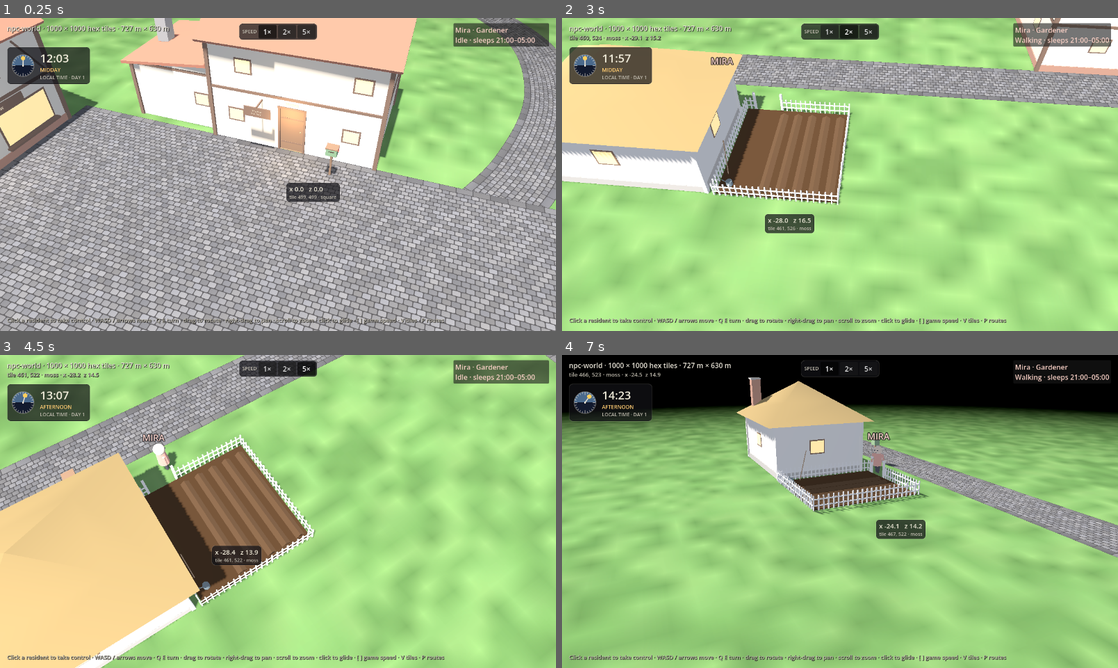
Above: before the commit, frames 1-4 (two rows, left to right).
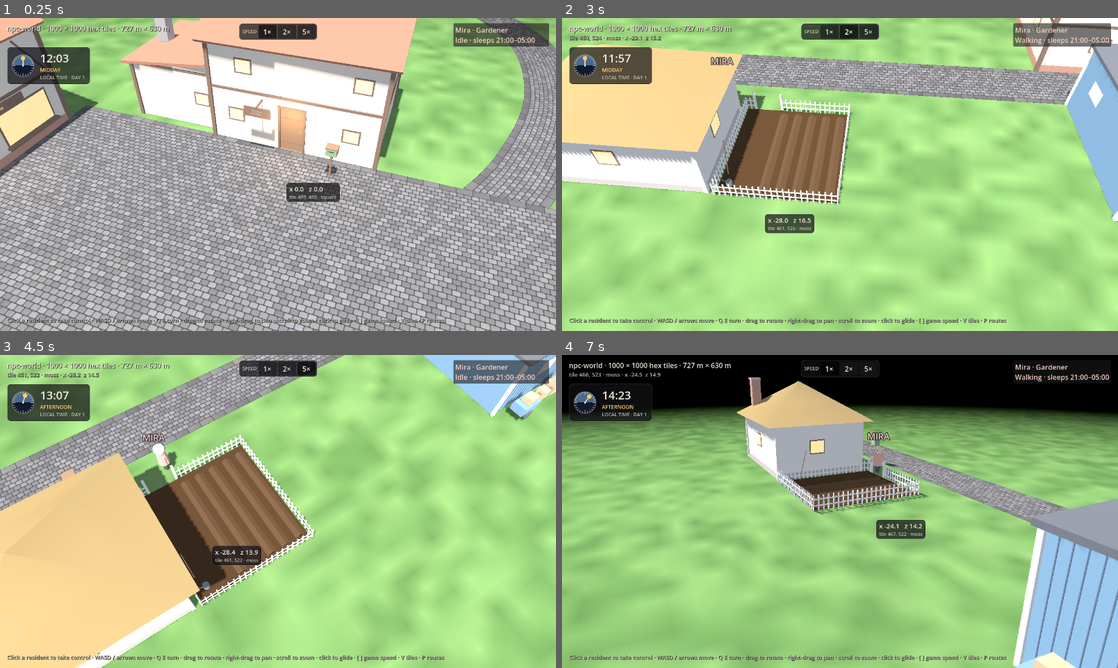
Above: after the commit, the same moments.

Repository: tibitzu/npc-world-godot
Game: Godot game, scene res://scenes/world/world.tscn
The game is run twice, just before and just after one commit, with the same random seed, the same clock (stepped at 60 frames per second) and the same inputs.
Inputs (mouse positions are in pixels of both pictures, inside the frame that each line leads up to):
- Up to frame 1 (0.25 s): no input
- Up to frame 2 (3 s): click "Mira · Gardener Idle · sleeps…" at 0.5 s; click "Let go" at 1.25 s; tap A (cam_left) at 2, 2.75 s; move the mouse to (962, 158) at 2.02 s; hold ] (speed_up) 2.03-2.75 s; hold S (cam_back) 2.03-2.75 s; click (962, 158) at 2.17 s; drag from (728, 190) to (812, 237) at 2.77 s
- Up to frame 3 (4.5 s): tap A (cam_left) at 3.5 s; move the mouse to (333, 442) at 3.52 s; hold ] (speed_up) 3.53-4.25 s; hold A (cam_left) 3.53-4.25 s; drag from (250, 574) to (111, 464) at 4.27 s
- Up to frame 4 (7 s): tap A (cam_left) at 5, 5.75 s; move the mouse to (1006, 558) at 5.02 s; hold [ (speed_down) 5.03-5.75 s; hold Q (cam_turn_left) 5.03-5.75 s; drag from (673, 464) to (756, 433) at 5.77 s; move the mouse to (867, 511) at 6.52 s; hold [ (speed_down) from 6.53 s (still down); hold F (interact) from 6.53 s (still down); click (867, 511) at 6.67 s

The runs differ from the first frame. In frame 2, 3.2% of the frame differs, in the area x 90-100%, y 7-66%; in frame 3, 3.1%; in frame 4, 7.9%, in the area x 81-100%, y 46-100%.

Commit message:
Move Bolt Post to the square's western edge, south of the west road, facing the square; its cart moves round to the left side
Co-Authored-By: Claude Opus 5.5 <noreply@anthropic.com>
Claude-Session: https://claude.ai/code/session_01GrieSD8FtGLQU19TCKvUTk

Diff:
--- a/data/buildings/post_office.tres
+++ b/data/buildings/post_office.tres
@@ -8,5 +8,5 @@
 id = "post_office"
 display_name = "Bolt Post"
 scene = ExtResource("2_scene")
-position = Vector2(19, 4.4)
-rotation = 0.0
+position = Vector2(-12.9, 12.6)
+rotation = 90.0
--- a/scenes/buildings/post_office.tscn
+++ b/scenes/buildings/post_office.tscn
@@ -626,7 +626,7 @@
 wall_height = 2.9
 apron = 1
 tile_kind = "post office"
-nav_area = Rect2(-4.6, -3.4, 9.2, 7.8)
+nav_area = Rect2(-4.9, -3.4, 8.5, 7.8)
 
 [node name="Ground" type="Node3D" parent="."]
 
@@ -1523,27 +1523,27 @@
 shape = SubResource("BoxShape3D_130")
 
 [node name="Cart" type="MeshInstance3D" parent="Ground"]
-transform = Transform3D(1, 0, 0, 0, 1, 0, 0, 0, 1, 3.75, 0.55, -0.6)
+transform = Transform3D(1, 0, 0, 0, 1, 0, 0, 0, 1, -3.75, 0.55, -1.35)
 mesh = SubResource("BoxMesh_131")
 
 [node name="Wheel" type="MeshInstance3D" parent="Ground"]
-transform = Transform3D(0, -1, 0, 1, 0, 0, 0, 0, 1, 3.41, 0.2, -0.6)
+transform = Transform3D(0, -1, 0, 1, 0, 0, 0, 0, 1, -4.09, 0.2, -1.35)
 mesh = SubResource("CylinderMesh_132")
 
 [node name="Wheel2" type="MeshInstance3D" parent="Ground"]
-transform = Transform3D(0, -1, 0, 1, 0, 0, 0, 0, 1, 4.09, 0.2, -0.6)
+transform = Transform3D(0, -1, 0, 1, 0, 0, 0, 0, 1, -3.41, 0.2, -1.35)
 mesh = SubResource("CylinderMesh_132")
 
 [node name="CartParcel" type="MeshInstance3D" parent="Ground"]
-transform = Transform3D(1, 0, 0, 0, 1, 0, 0, 0, 1, 3.75, 0.91, -0.6)
+transform = Transform3D(1, 0, 0, 0, 1, 0, 0, 0, 1, -3.75, 0.91, -1.35)
 mesh = SubResource("BoxMesh_133")
 
 [node name="CartHandle" type="MeshInstance3D" parent="Ground"]
-transform = Transform3D(1, 0, 0, 0, 0.62161, 0.78333, 0, -0.78333, 0.62161, 3.75, 0.75, 0.15)
+transform = Transform3D(1, 0, 0, 0, 0.62161, 0.78333, 0, -0.78333, 0.62161, -3.75, 0.75, -0.6)
 mesh = SubResource("CylinderMesh_134")
 
 [node name="Cart" type="CollisionShape3D" parent="Solid"]
-transform = Transform3D(1, 0, 0, 0, 1, 0, 0, 0, 1, 3.75, 0.5, -0.45)
+transform = Transform3D(1, 0, 0, 0, 1, 0, 0, 0, 1, -3.75, 0.5, -1.2)
 shape = SubResource("BoxShape3D_135")
 
 [node name="PorchLight" type="OmniLight3D" parent="Ground"]
--- a/scripts/world/roads.gd
+++ b/scripts/world/roads.gd
@@ -18,7 +18,7 @@
 @export var paths: Array[PackedVector2Array] = [
 	# west: straight out of the square along the general store's south wall, ending just past Rosehip Cottage
 	PackedVector2Array([Vector2(-8.0, 8.1), Vector2(-38.0, 8.1)]),
-	# east: past the post office to the barracks and on
+	# east: out to the barracks and on
 	PackedVector2Array([Vector2(8.0, 9.0), Vector2(14.0, 9.4), Vector2(21.0, 10.4), Vector2(28.0, 11.8), Vector2(36.0, 11.4), Vector2(44.0, 9.0), Vector2(50.0, 6.0)]),
 	# north: from the square round the tavern's east side, out to where the dirt track begins
 	PackedVector2Array([Vector2(6.5, 1.5), Vector2(9.2, -3.5), Vector2(10.9, -10.0), Vector2(10.4, -17.0), Vector2(7.0, -23.0), Vector2(2.0, -28.5), Vector2(-3.0, -33.0)]),
